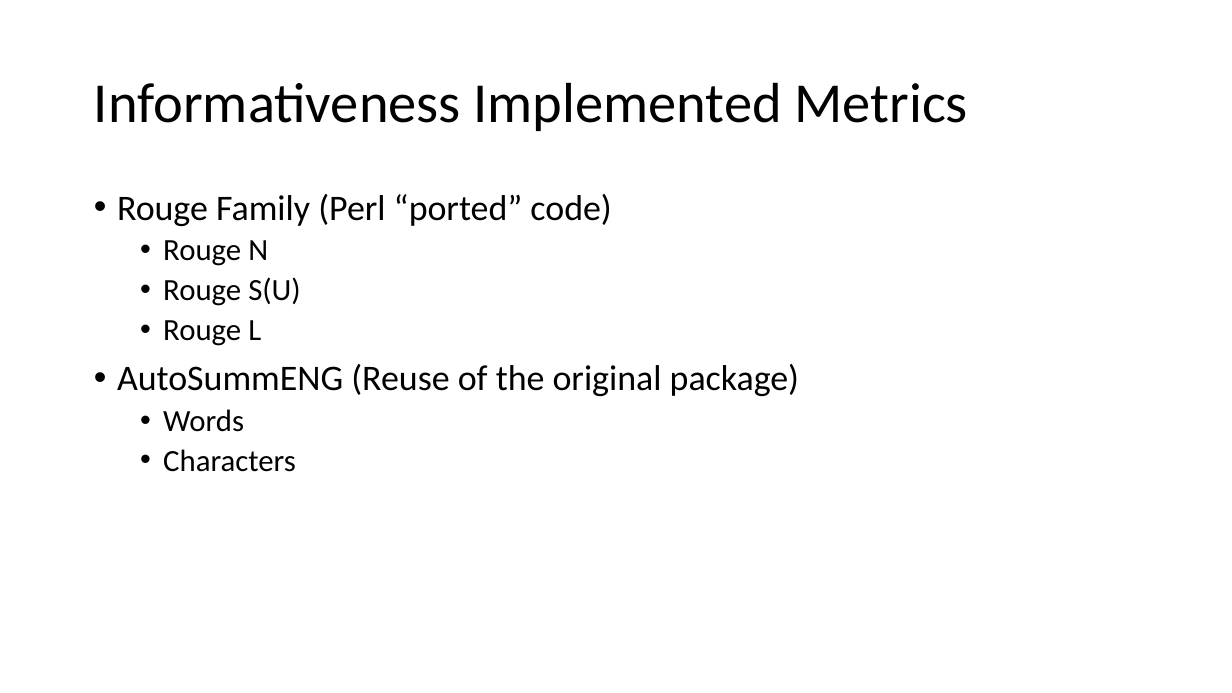
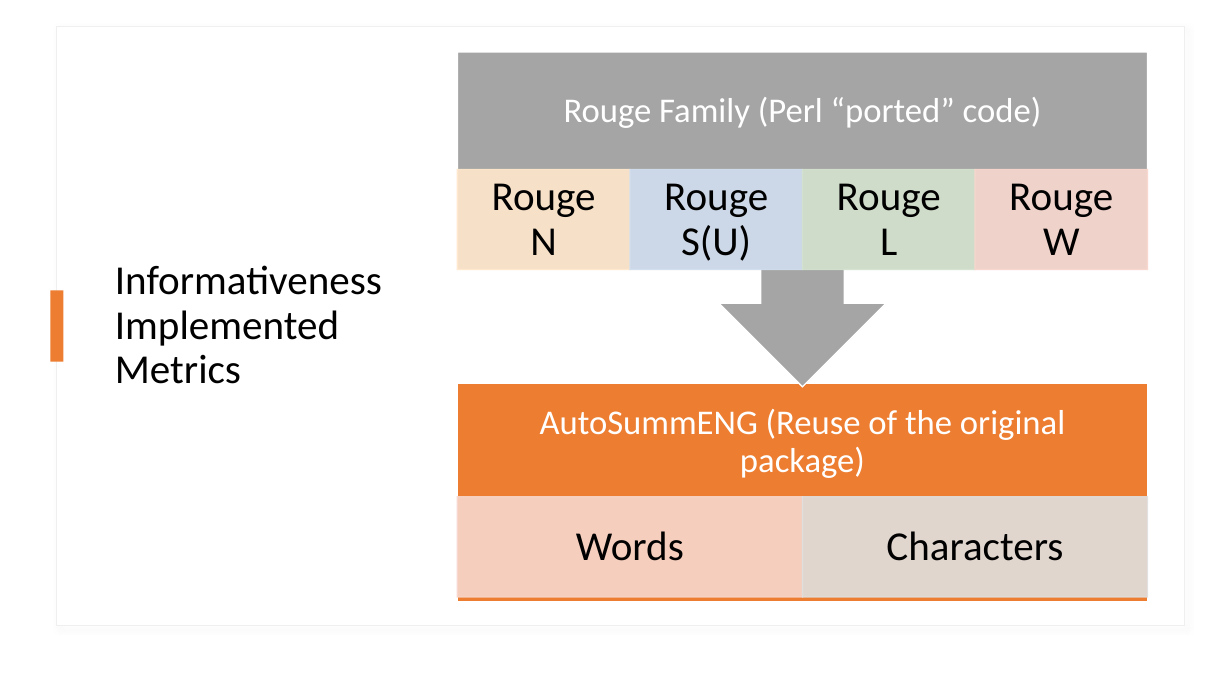
Before and after one commit to karno-bh/rouge-reimpl, a slide deck: slide 11 of docs/Summary Evaluation Platform.pptx. Drawn at 1232x693 pixels with LibreOffice and Linux fonts; fonts in the diff are those of the drawing. Boxes give left, top, right and bottom in pixels: in the first picture for what was removed or moved away, otherwise in the second. Text is boxed around its words. In the diff, an @@ line names an element or a change of style, - is before the commit and + after.

```diff
--- a/docs/Summary Evaluation Platform.pptx
+++ b/docs/Summary Evaluation Platform.pptx
@@ rectangle added at (56, 26, 1185, 626), fill #FFFFFF, outline #EFEFEF 1 pt @@
@@ title "Informativeness Implemented Metrics": place and size @@
-title "Informativeness Implemented Metrics" at (94, 82, 968, 131)
+title "Informativeness Implemented Metrics" at (115, 265, 382, 384)
@@ title "Informativeness Implemented Metrics" at (115, 265, 382, 384): size 44 to 32 pt @@
@@ text removed at (117, 194, 799, 472) @@
-• Rouge Family (Perl “ported” code)
-  • Rouge N
-  • Rouge S(U)
-  • Rouge L
-• AutoSummENG (Reuse of the original package)
-  • Words
-  • Characters
@@ group added at (457, 52, 1148, 602): 8 texts, 7 rectangles, 1 up arrow callout @@
+AutoSummENG (Reuse of the original package)
+Words
+Characters
+Rouge Family (Perl “ported” code)
+Rouge N
+Rouge S(U)
+Rouge L
+Rouge W
@@ rectangle added at (51, 290, 64, 361), fill #ED7D31 @@
```
Also in this commit, not shown: 11 other slides changed, 14 slides added.
